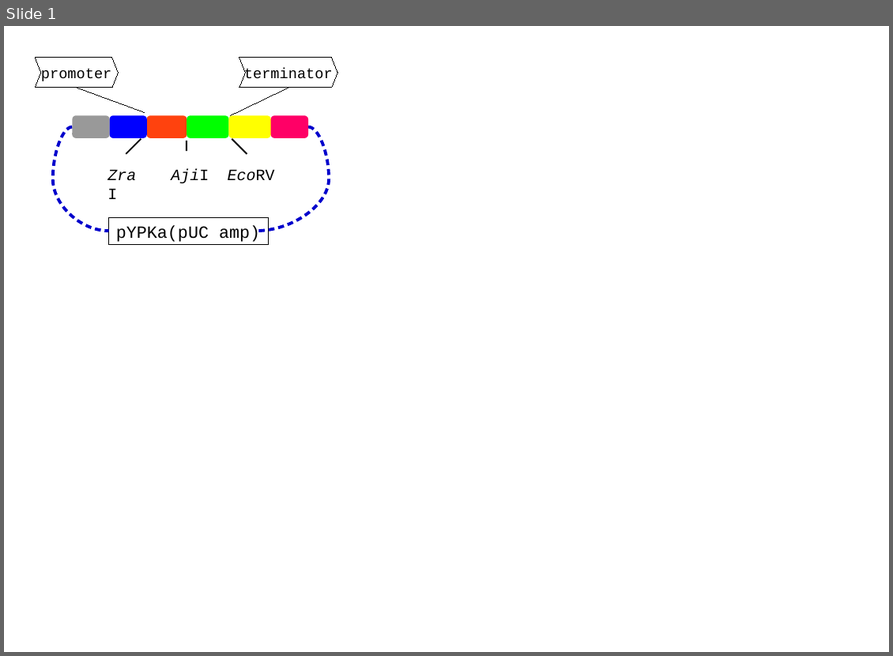
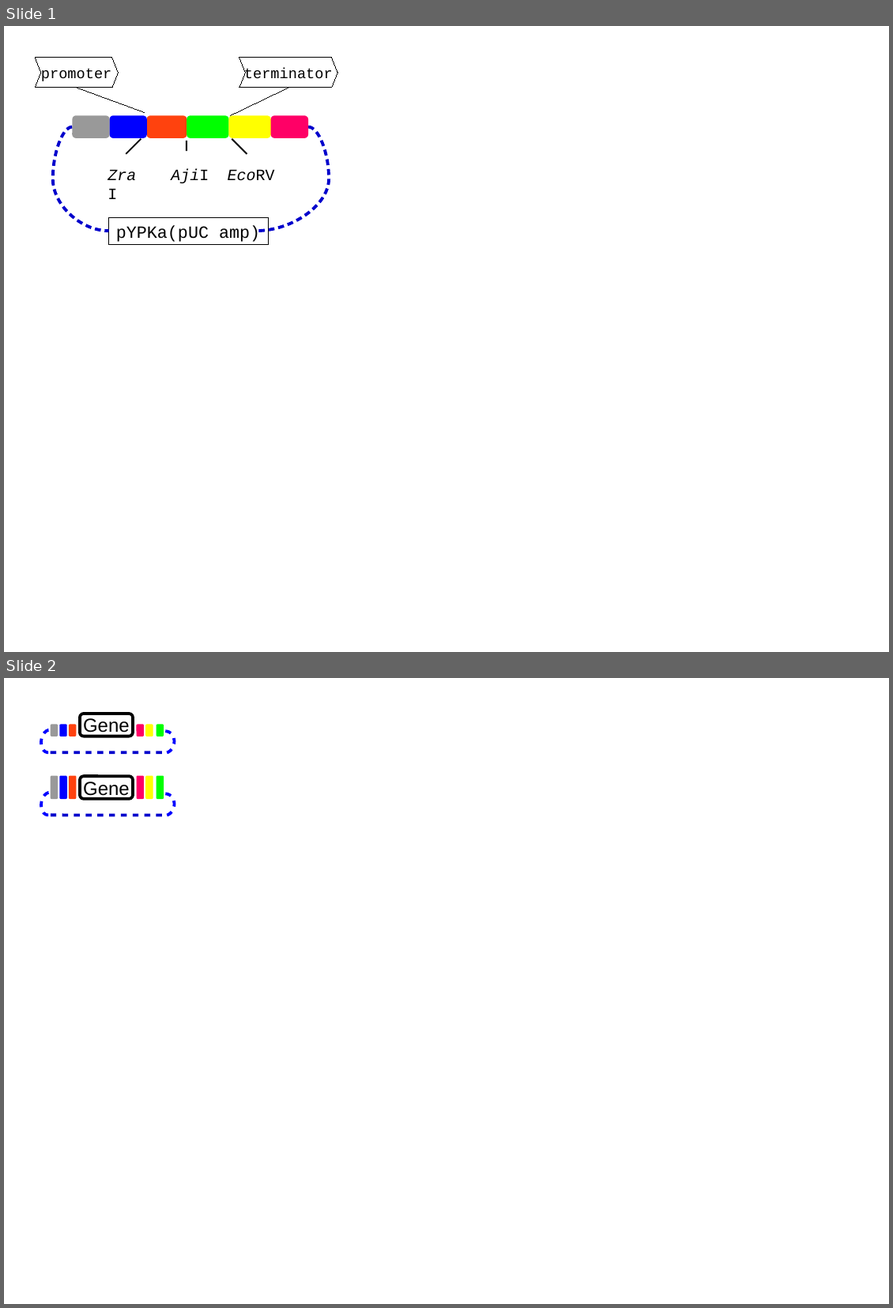
Before and after one commit to MetabolicEngineeringGroupCBMA/YeastPathwayKit, a slide deck: docs/figure_pYPKa_ZE.odp. Shown one above the other, each under a label of ours: slide 1 before the commit, slides 1 and 2 after it. The pictures are 893x656 and 893x1308 pixels, drawn with LibreOffice and Linux fonts; fonts in the diff are those of the drawing. Boxes give left, top, right and bottom in pixels: in the first picture for what was removed or moved away, otherwise in the second. Text is boxed around its words. In the diff, an @@ line names an element or a change of style, - is before the commit and + after.

```diff
--- a/docs/figure_pYPKa_ZE.odp
+++ b/docs/figure_pYPKa_ZE.odp
@@ slide 2 added at [4,678,889,1304], background #FFFFFF @@
@@ freeform shape added at [50,724,58,736], fill #999999 @@
@@ freeform shape added at [59,724,67,736], fill #0000FF @@
@@ freeform shape added at [69,724,77,736], fill #FF420E @@
@@ rounded rectangle added at [80,714,133,736], fill #FFFFFF, outline #000000 2.83 pt, 18 pt, text #000000 @@
+Gene
@@ freeform shape added at [137,724,144,736], fill #FF0066 @@
@@ freeform shape added at [145,724,153,736], fill #FFFF00 @@
@@ freeform shape added at [156,724,164,736], fill #00FF00 @@
@@ arc (boxed as its full ellipse) added at [40,729,58,753], outline #0000FF 2.83 pt @@
@@ arc (boxed as its full ellipse) added at [155,729,176,754], outline #0000FF 2.83 pt @@
@@ line added from (50, 752) to (164, 752), #0000CC 2.83 pt @@
@@ arc (boxed as its full ellipse) added at [40,791,58,816], outline #0000FF 2.83 pt @@
@@ freeform shape added at [50,776,58,799], fill #999999 @@
@@ freeform shape added at [59,776,67,799], fill #0000FF @@
@@ freeform shape added at [69,776,77,799], fill #FF420E @@
@@ rounded rectangle added at [80,777,133,799], fill #FFFFFF, outline #000000 2.83 pt, 18 pt, text #000000 @@
+Gene
@@ freeform shape added at [137,776,144,799], fill #FF0066 @@
@@ freeform shape added at [145,776,153,799], fill #FFFF00 @@
@@ arc (boxed as its full ellipse) added at [155,793,176,817], outline #0000FF 2.83 pt @@
@@ freeform shape added at [156,776,164,799], fill #00FF00 @@
@@ line added from (50, 815) to (164, 815), #0000CC 2.83 pt @@
```
Also in this commit, not shown: 3 other files.
